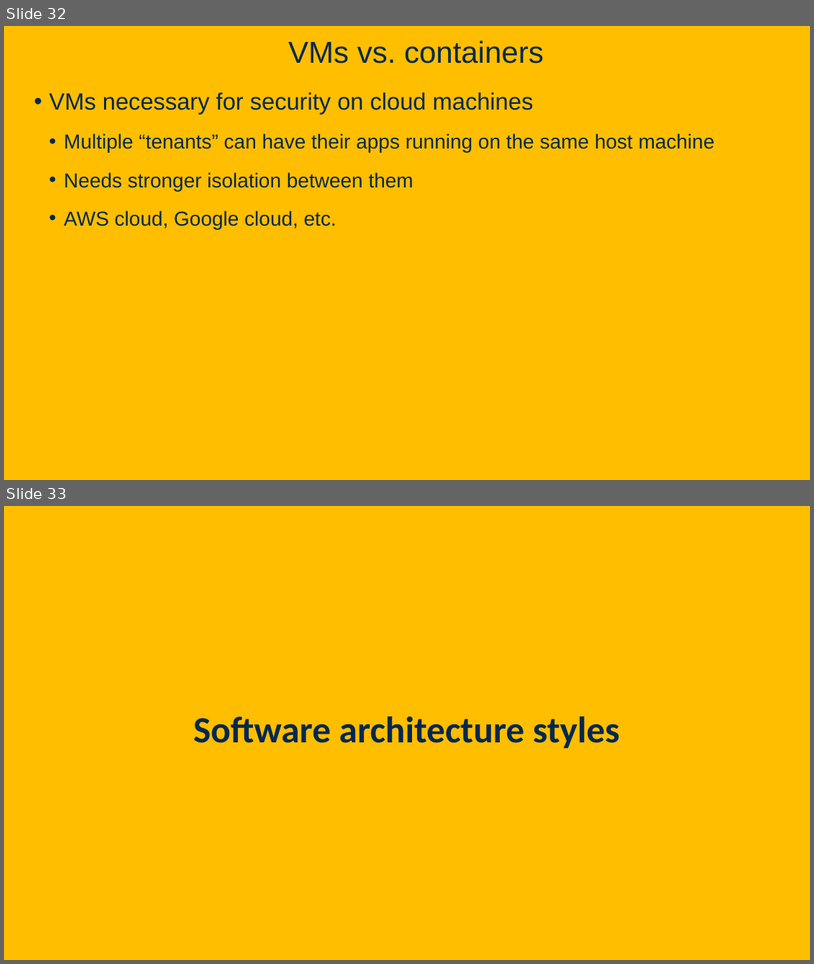
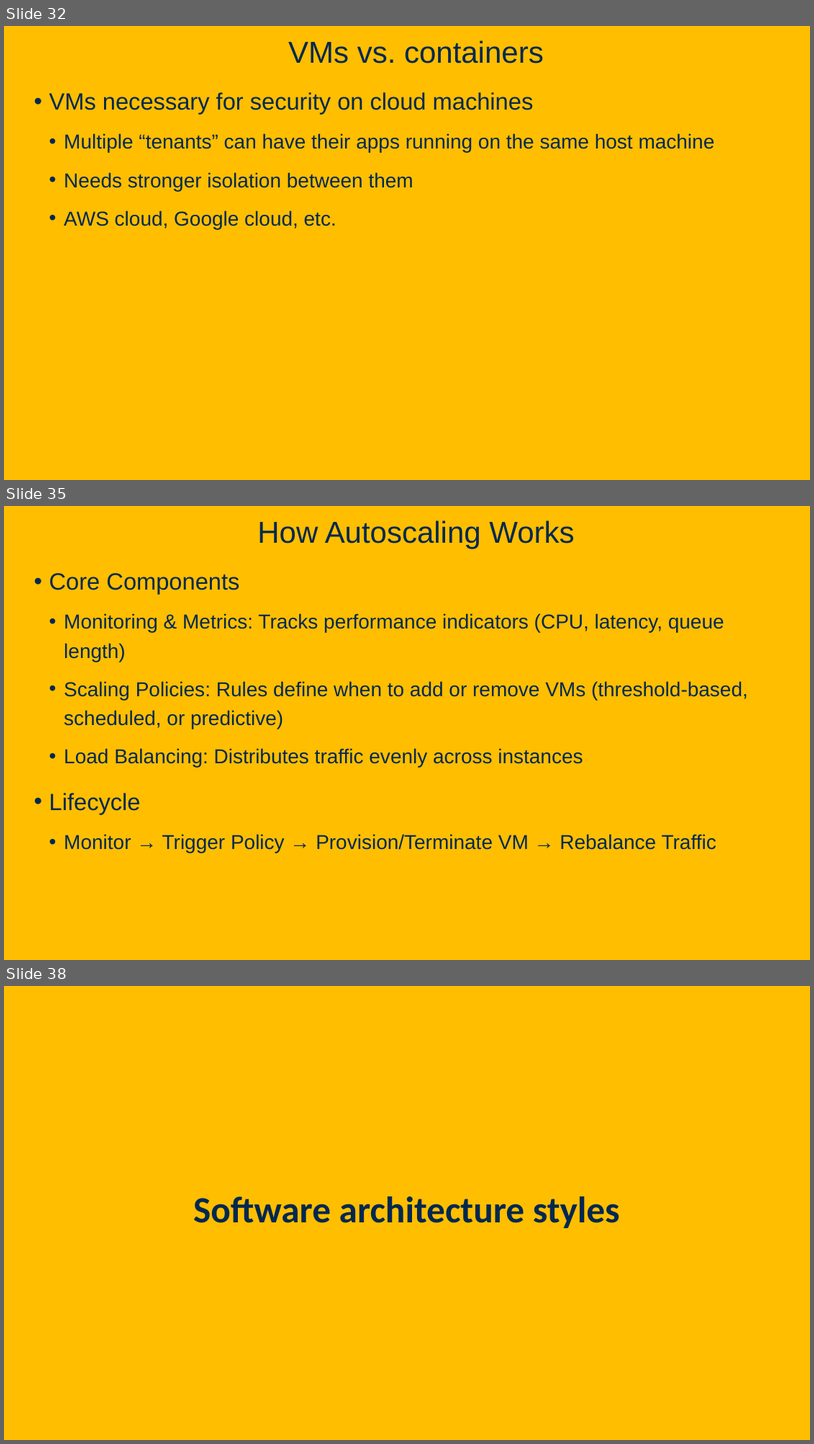
Before and after one commit to davsec-teaching/ecs160-f25, a slide deck: slides/6_software_architecture.pptx. Shown one above the other, each under a label of ours: slides 32 and 33 before the commit, slides 32, 35 and 38 after it; the slides between them are not shown. The pictures are 814x964 and 814x1444 pixels, drawn with LibreOffice and Linux fonts; fonts in the diff are those of the drawing; background and template pictures are left out. Boxes give left, top, right and bottom in pixels: in the first picture for what was removed or moved away, otherwise in the second. Text is boxed around its words. In the diff, an @@ line names an element or a change of style, - is before the commit and + after.

```diff
--- a/slides/6_software_architecture.pptx
+++ b/slides/6_software_architecture.pptx
@@ slide 35 added at bbox=[4, 506, 810, 960], background picture (left out) @@
@@ title added at bbox=[257, 520, 574, 548], 36 pt, text #022850 @@
+How Autoscaling Works
@@ text added at bbox=[49, 573, 748, 852], 24 pt, text #022850 @@
+• Core Components
+  • Monitoring & Metrics: Tracks performance indicators (CPU, latency, queue length)
+  • Scaling Policies: Rules define when to add or remove VMs (threshold-based, scheduled, or predictive)
+  • Load Balancing: Distributes traffic evenly across instances
+• Lifecycle
+  • Monitor → Trigger Policy → Provision/Terminate VM → Rebalance Traffic
@@ what was slide 33 is now slide 38 @@
```
Also in this commit, not shown: 13 slides changed, 4 other slides added, 1 other file.
